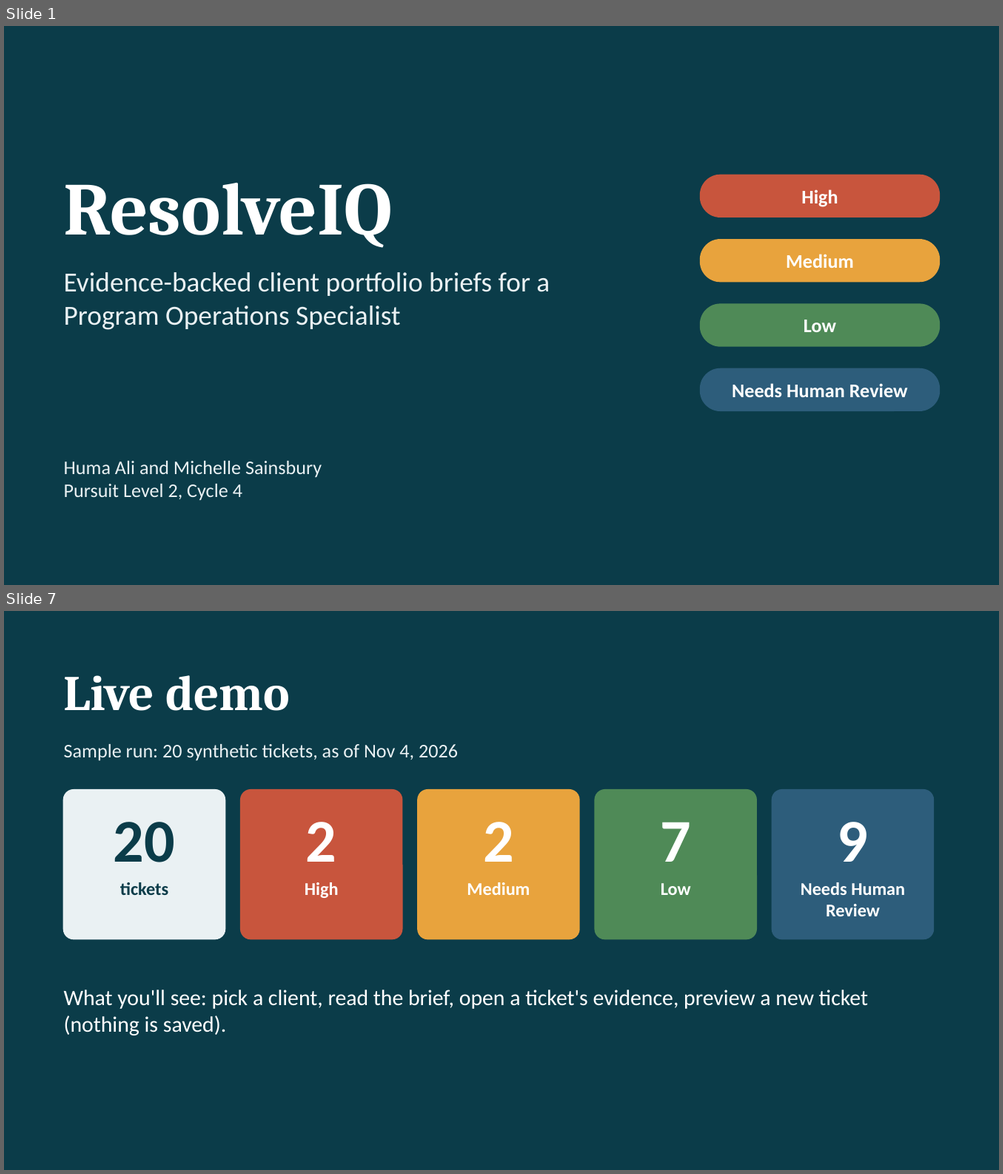
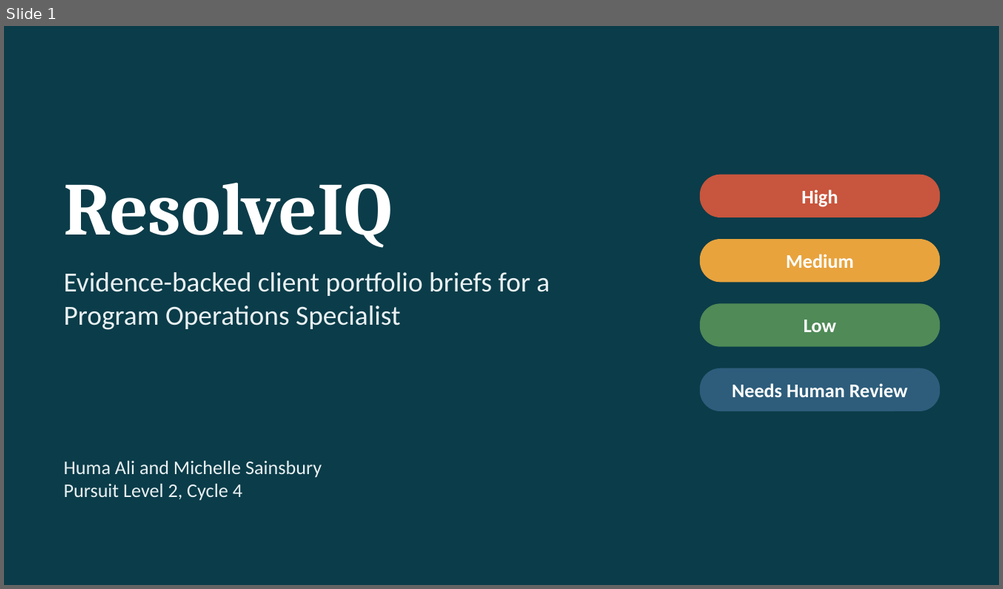
Before and after one commit to Michelle-Sainsbury/resolveiq, a slide deck: docs/showcase/ResolveIQ_Presentation.pptx. Shown one above the other, each under a label of ours: slides 1 and 7 before the commit, slide 1 after it; the slides between them are not shown. The pictures are 1003x1174 and 1003x589 pixels, drawn with LibreOffice and Linux fonts; fonts in the diff are those of the drawing. Boxes give left, top, right and bottom in pixels: in the first picture for what was removed or moved away, otherwise in the second. Text is boxed around its words. In the diff, an @@ line names an element or a change of style, - is before the commit and + after.

```diff
--- a/docs/showcase/ResolveIQ_Presentation.pptx
+++ b/docs/showcase/ResolveIQ_Presentation.pptx
@@ slide 7 removed at [4,611,999,1170], background #0B3C49 @@
@@ text removed at [64,675,290,711] @@
-Live demo
@@ text removed at [64,744,458,761] @@
-Sample run: 20 synthetic tickets, as of Nov 4, 2026
@@ rounded rectangle removed at [64,790,225,940] @@
@@ rounded rectangle removed at [241,790,402,940] @@
@@ rounded rectangle removed at [418,790,579,940] @@
@@ rounded rectangle removed at [595,790,756,940] @@
@@ rounded rectangle removed at [772,790,933,940] @@
@@ text removed at [114,822,175,863] @@
-20
@@ text removed at [306,822,337,862] @@
-2
@@ text removed at [483,822,514,862] @@
-2
@@ text removed at [660,822,691,862] @@
-7
@@ text removed at [837,822,868,862] @@
-9
@@ text removed at [120,883,168,895] @@
-tickets
@@ text removed at [304,883,338,898] @@
-High
@@ text removed at [466,883,529,895] @@
-Medium
@@ text removed at [660,883,691,895] @@
-Low
@@ text removed at [800,883,905,917] @@
-Needs Human Review
@@ text removed at [64,990,868,1036] @@
-What you'll see: pick a client, read the brief, open a ticket's evidence, preview a new ticket (nothing is saved).
```
Also in this commit, not shown: 1 slide changed, 4 slides added, 6 other slides removed.
